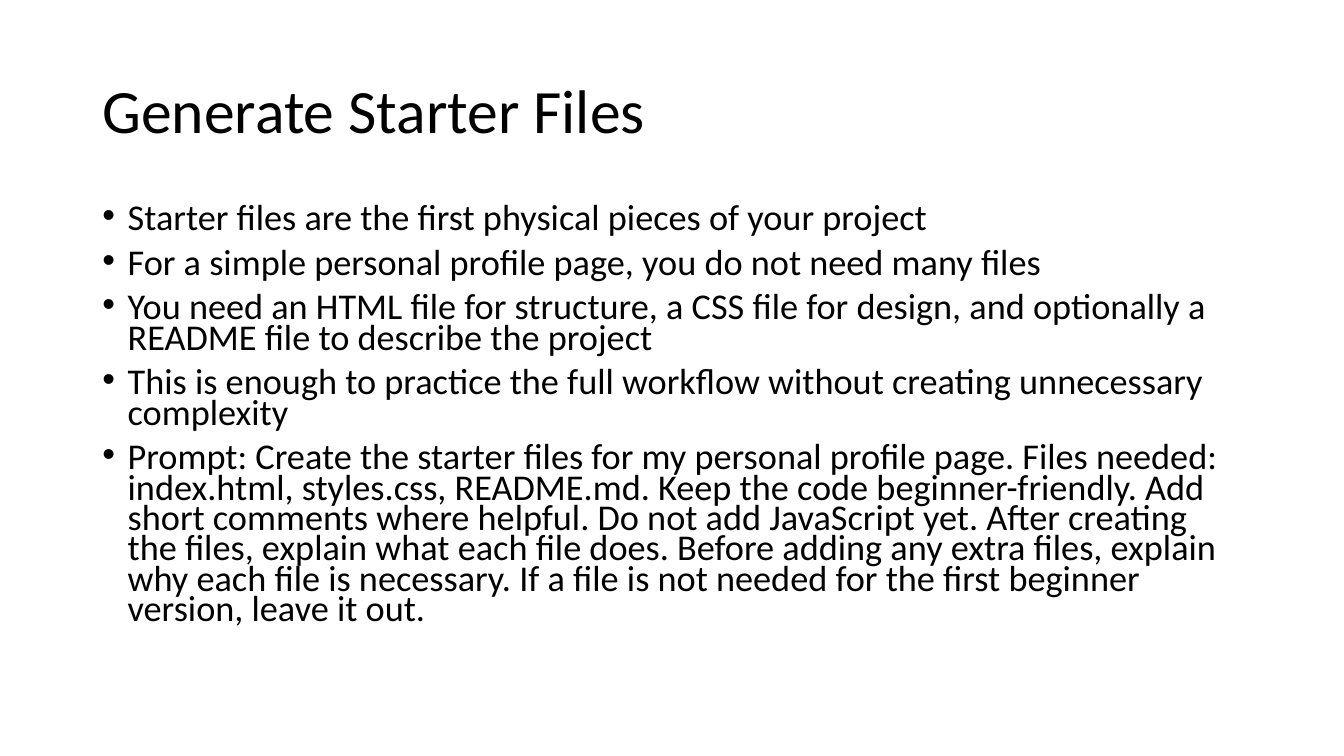
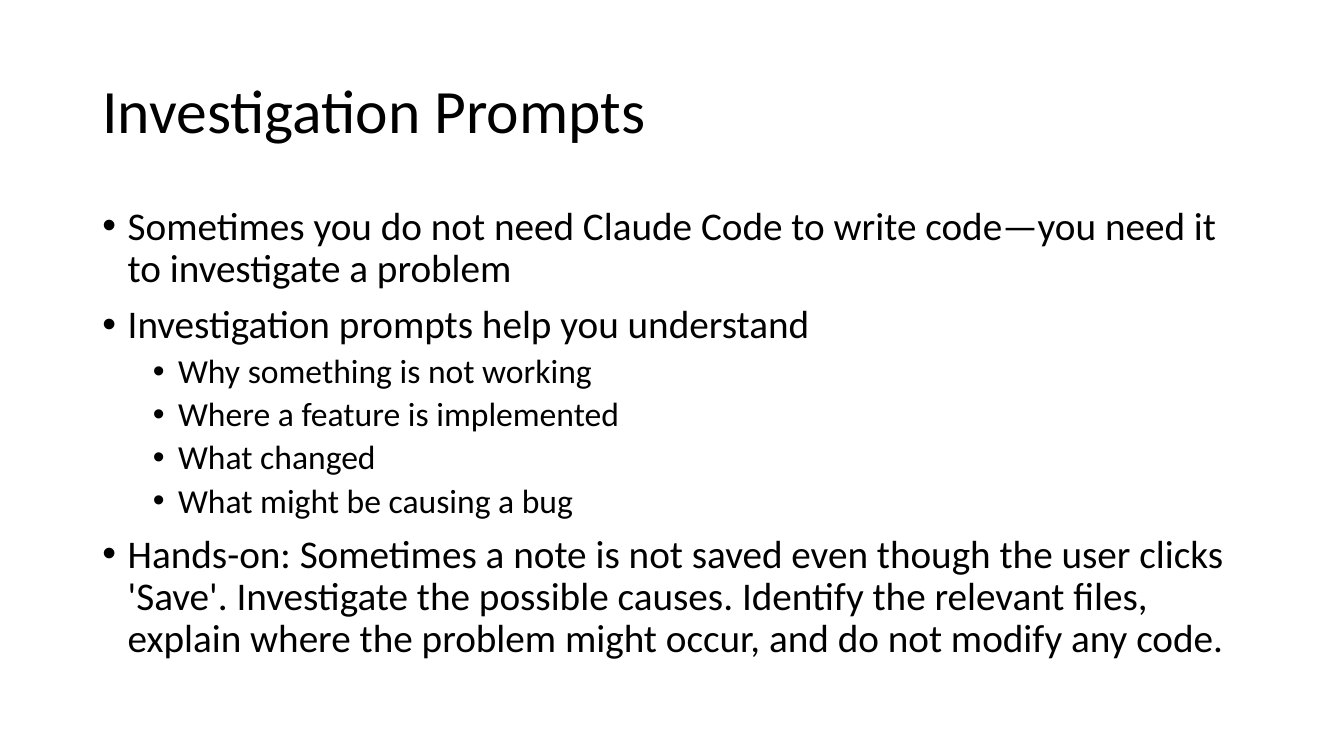
Before and after one commit to atulkahatecdac/claude-code, a slide deck: slide 42 of Claude Code.pptx (slide 45 before the commit). Drawn at 1344x756 pixels with LibreOffice and Linux fonts; fonts in the diff are those of the drawing. Boxes give left, top, right and bottom in pixels: in the first picture for what was removed or moved away, otherwise in the second. Text is boxed around its words. In the diff, an @@ line names an element or a change of style, - is before the commit and + after.

```diff
--- a/Claude Code.pptx
+++ b/Claude Code.pptx
@@ title at bbox=[102, 90, 646, 144]: text changed @@
-Generate Starter Files
+Investigation Prompts
@@ text at bbox=[128, 212, 1223, 659]: text changed; size 25.9 to 28 pt @@
-• Starter files are the first physical pieces of your project
-• For a simple personal profile page, you do not need many files
-• You need an HTML file for structure, a CSS file for design, and optionally a README file to describe the project
-• This is enough to practice the full workflow without creating unnecessary complexity
-• Prompt: Create the starter files for my personal profile page. Files needed: index.html, styles.css, README.md. Keep the code beginner-friendly. Add short comments where helpful. Do not add JavaScript yet. After creating the files, explain what each file does. Before adding any extra files, explain why each file is necessary. If a file is not needed for the first beginner version, leave it out.
+• Sometimes you do not need Claude Code to write code—you need it to investigate a problem
+• Investigation prompts help you understand
+  • Why something is not working
+  • Where a feature is implemented
+  • What changed
+  • What might be causing a bug
+• Hands-on: Sometimes a note is not saved even though the user clicks 'Save'. Investigate the possible causes. Identify the relevant files, explain where the problem might occur, and do not modify any code.
```
Also in this commit, not shown: 30 other slides changed, 87 slides added, 180 slides removed.
